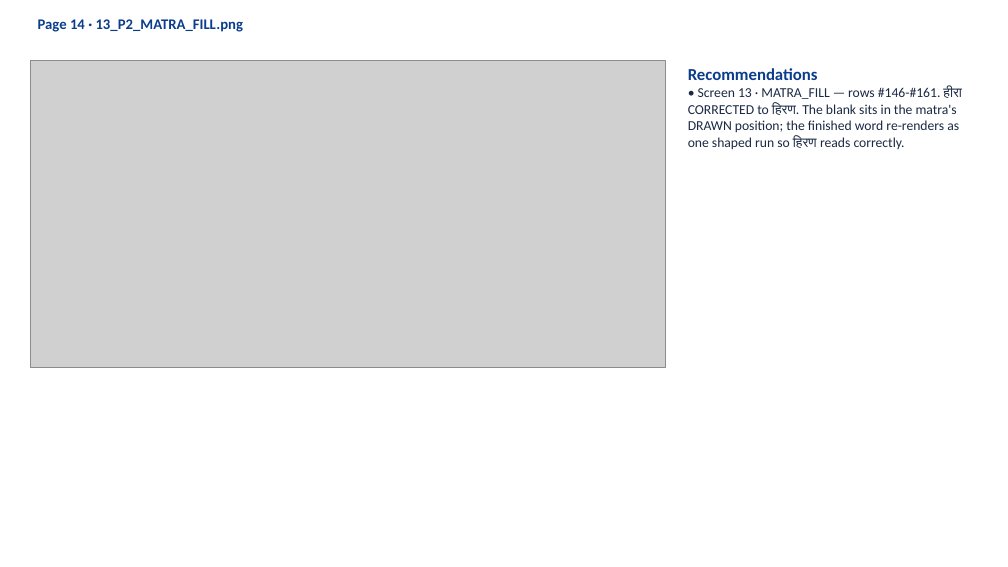
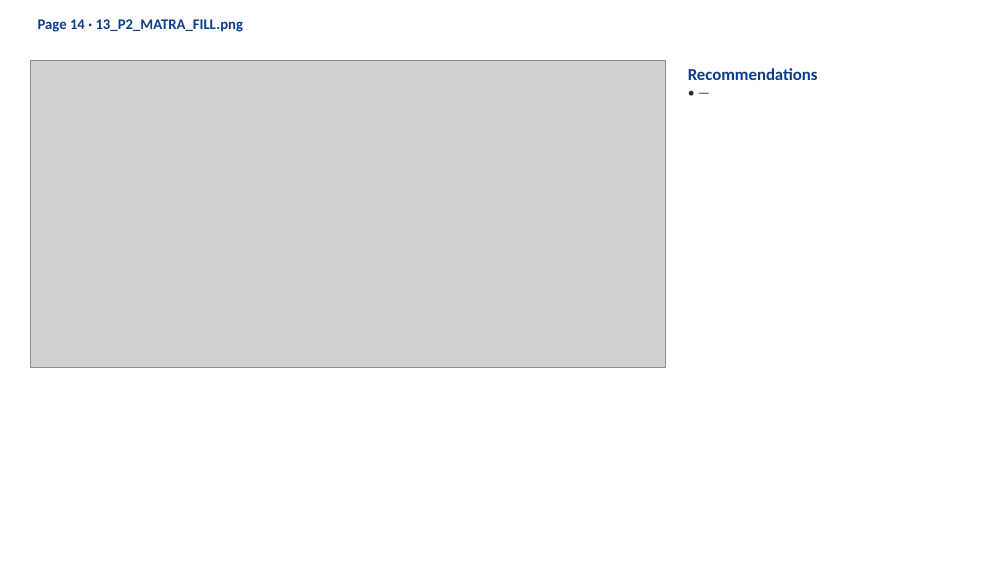
Before and after one commit to khugshalharshvardhan/HI02H11_L02_S01_DEV_HANDOFF-file2-, a slide deck: slide 15 of 3_CURRENT_BUILD/HI02H11_L02_S01_REVISED_review.pptx. Drawn at 1008x567 pixels with LibreOffice and Linux fonts; fonts in the diff are those of the drawing; grey boxes stand for pictures. Boxes give left, top, right and bottom in pixels: in the first picture for what was removed or moved away, otherwise in the second. Text is boxed around its words. In the diff, an @@ line names an element or a change of style, - is before the commit and + after.

```diff
--- a/3_CURRENT_BUILD/HI02H11_L02_S01_REVISED_review.pptx
+++ b/3_CURRENT_BUILD/HI02H11_L02_S01_REVISED_review.pptx
@@ text at box(688, 87, 962, 150): text changed @@
-• Screen 13 · MATRA_FILL — rows #146-#161. हीरा CORRECTED to हिरण. The blank sits in the matra's DRAWN position; the finished word re-renders as one shaped run so हिरण reads correctly.
+• —
```
Also in this commit, not shown: 17 other slides changed, 38 other files.
